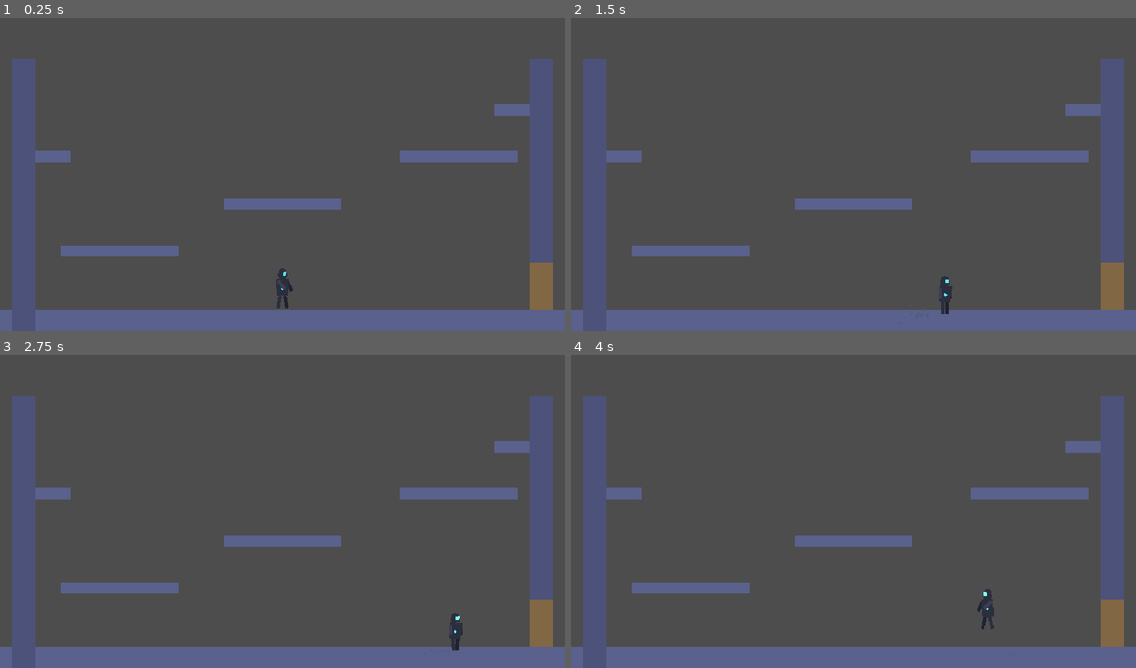
Above: before the commit, frames 1-4 (two rows, left to right).
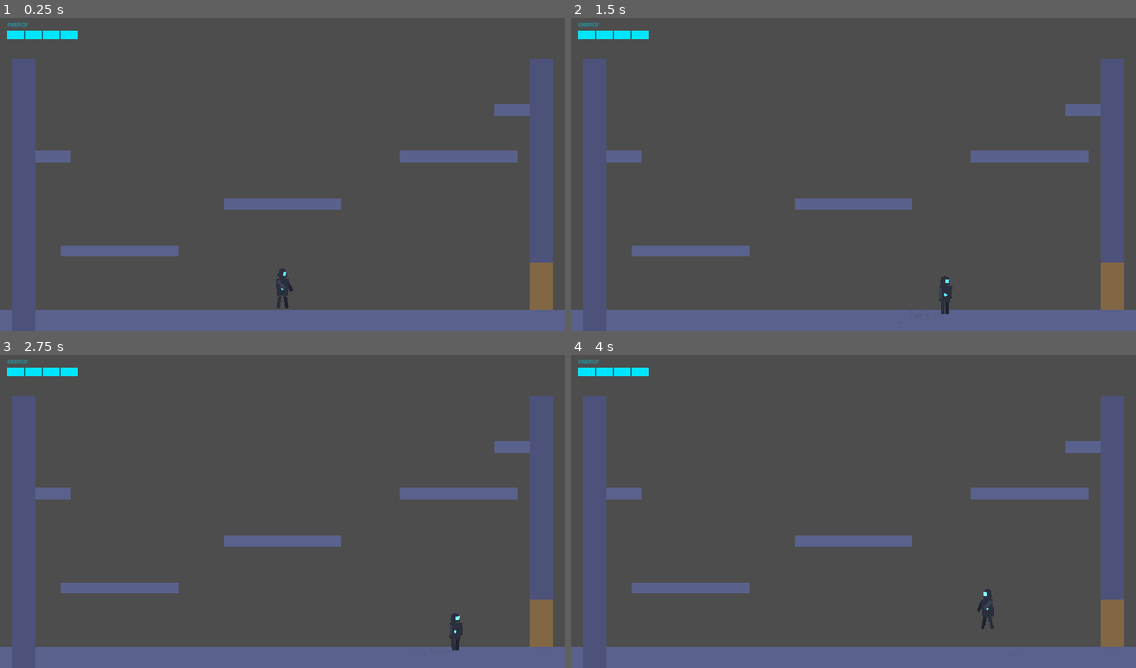
Above: after the commit, the same moments.

Repository: andy-augustine/godot-helloworld
Game: Godot game, scene res://World.tscn
Same seed, same stepped clock (60 frames per second), same inputs: the game is played once before the commit and once after it.
Inputs (mouse positions are in pixels of both pictures, inside the frame that each line leads up to):
- Up to frame 1 (0.25 s): no input
- Up to frame 2 (1.5 s): tap Enter (ui_accept) at 0.5 s; move the mouse to (977, 155) at 0.52 s; hold D (move_right) 0.53-1.25 s; tap Shift at 0.6 s; click (977, 155) at 0.67 s; tap Space (jump) at 0.77 s; drag from (740, 187) to (1113, 287) at 1.27 s
- Up to frame 3 (2.75 s): tap Enter (ui_accept) at 2 s; move the mouse to (339, 439) at 2.02 s; hold D (move_right) from 2.03 s (still down); tap Shift at 2.1 s
- Up to frame 4 (4 s): release D (move_right) at 2.75 s; drag from (825, 574) to (684, 461) at 2.77 s; tap Enter (ui_accept) at 3.5 s; move the mouse to (1023, 558) at 3.52 s; hold A (move_left) from 3.53 s (still down); tap Shift at 3.6 s; tap Space (jump) at 3.77 s

The runs differ from the first frame. In frame 1, 0.4% of the frame differs, in the area x 1-14%, y 1-7%; in frame 2, 0.4%; in frame 3, 0.4%; in frame 4, 0.4%.

Commit message:
Phase 3: HUD/health — HUD scene + wiring into World
Creates hud/HUD.tscn (CanvasLayer at layer 10 → MarginContainer 12px
from each edge → VBox → "ENERGY" label + HealthBar Control sized
120x14). HUD.gd looks up the player by group on _ready, connects
health_changed/player_died, and seeds the bar with current health
so it doesn't pop on first frame.

World.tscn gets a HUD instance as the last child — no World.gd
wiring needed; HUD self-connects.

Per plans/hud-health.md Phase 3.

Diff:
--- a/World.tscn
+++ b/World.tscn
@@ -5,6 +5,7 @@
 [ext_resource type="PackedScene" path="res://rooms/StartingRoom.tscn" id="2_room"]
 [ext_resource type="PackedScene" path="res://camera/GameCamera.tscn" id="4_p1v5b"]
 [ext_resource type="Script" uid="uid://dwqkf27ks0hk1" path="res://camera/GameCamera.gd" id="5_wygdx"]
+[ext_resource type="PackedScene" path="res://hud/HUD.tscn" id="6_hud"]
 
 [node name="World" type="Node2D" unique_id=1552013303]
 script = ExtResource("1_eu7l1")
@@ -16,3 +17,5 @@
 
 [node name="GameCamera" type="Camera2D" parent="." unique_id=1303481831 instance=ExtResource("4_p1v5b")]
 script = ExtResource("5_wygdx")
+
+[node name="HUD" parent="." instance=ExtResource("6_hud")]
--- /dev/null
+++ b/hud/HUD.gd
@@ -0,0 +1,25 @@
+extends CanvasLayer
+
+# HUD root. Finds the player by group on _ready and connects health signals.
+# Sits on its own CanvasLayer so it draws above the game world at fixed
+# screen-space coords regardless of camera movement. Stable across room
+# transitions — the player node persists; only rooms swap.
+
+@onready var _health_bar: Control = $Margin/VBox/HealthBar
+
+func _ready() -> void:
+	var player: Node = get_tree().get_first_node_in_group("player")
+	if player == null:
+		push_warning("HUD: no node in group 'player'")
+		return
+	player.health_changed.connect(_on_health_changed)
+	player.player_died.connect(_on_player_died)
+	# Sync initial state so the bar reflects health on scene load
+	_health_bar.set_health(player._health, player.MAX_HEALTH)
+
+func _on_health_changed(current: int, maximum: int) -> void:
+	_health_bar.set_health(current, maximum)
+
+func _on_player_died() -> void:
+	# Hook for a future death overlay — empty for now.
+	pass
--- /dev/null
+++ b/hud/HUD.tscn
@@ -0,0 +1,35 @@
+[gd_scene load_steps=3 format=3 uid="uid://chudbar1thuid0"]
+
+[ext_resource type="Script" path="res://hud/HUD.gd" id="1_hud"]
+[ext_resource type="Script" path="res://hud/HealthBar.gd" id="2_bar"]
+
+[node name="HUD" type="CanvasLayer"]
+layer = 10
+script = ExtResource("1_hud")
+
+[node name="Margin" type="MarginContainer" parent="."]
+anchors_preset = 15
+anchor_right = 1.0
+anchor_bottom = 1.0
+grow_horizontal = 2
+grow_vertical = 2
+theme_override_constants/margin_left = 12
+theme_override_constants/margin_top = 12
+theme_override_constants/margin_right = 12
+theme_override_constants/margin_bottom = 12
+
+[node name="VBox" type="VBoxContainer" parent="Margin"]
+layout_mode = 2
+size_flags_horizontal = 0
+size_flags_vertical = 0
+
+[node name="EnergyLabel" type="Label" parent="Margin/VBox"]
+layout_mode = 2
+text = "ENERGY"
+theme_override_colors/font_color = Color(0, 0.9, 1, 0.6)
+theme_override_font_sizes/font_size = 9
+
+[node name="HealthBar" type="Control" parent="Margin/VBox"]
+custom_minimum_size = Vector2(120, 14)
+layout_mode = 2
+script = ExtResource("2_bar")
